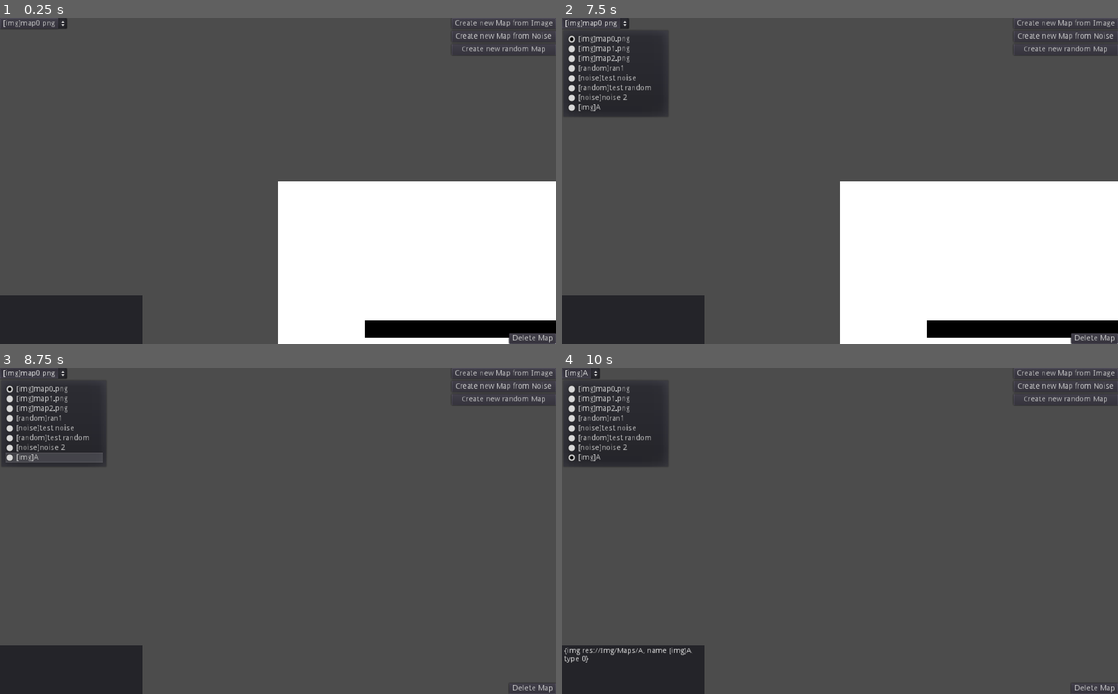
Above: before the commit, frames 1-4 (two rows, left to right).
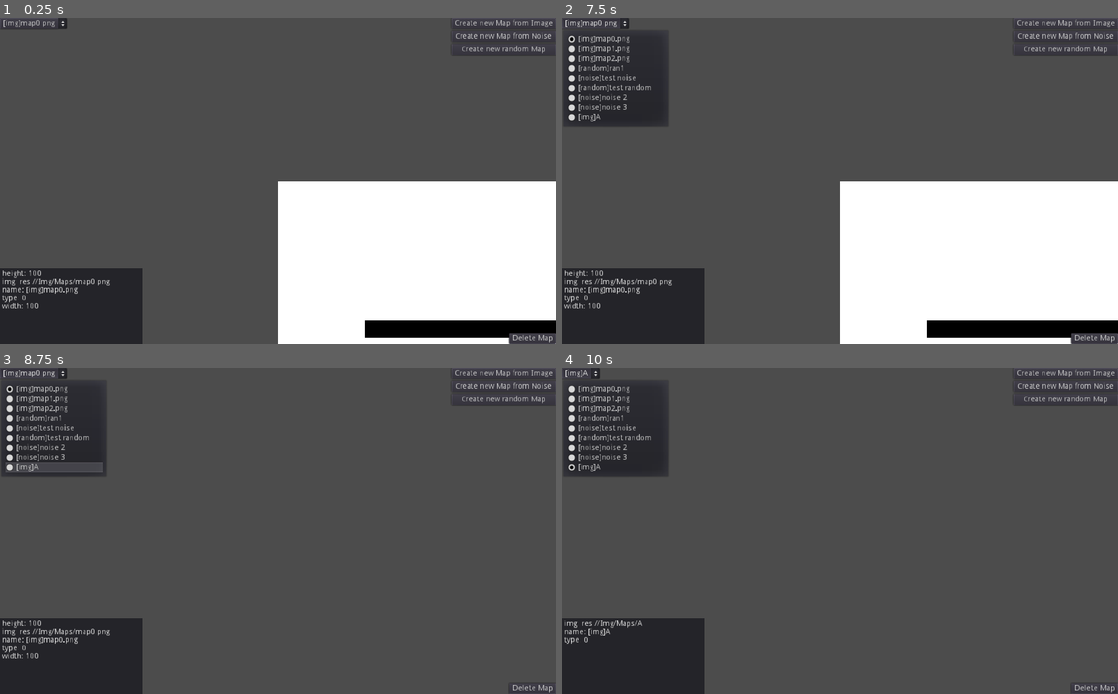
Above: after the commit, the same moments.

Repository: Urnark/ThesisProject
Game: Godot game, scene res://Scenes/Main.tscn
Two runs of this game, one before a commit and one after it. Both use one fixed random seed, a clock stepped at 60 frames per second and the inputs below.
Inputs (mouse positions are in pixels of both pictures, inside the frame that each line leads up to):
- Up to frame 1 (0.25 s): no input
- Up to frame 2 (7.5 s): click "Create new Map from Image" at 0.5 s; click (840, 187) at 1.27 s; type "Alex" at 1.35 s; click "Create new Map from Image" at 2 s; click "Create new Map from Noise" at 2.75 s; click (840, 135) at 3.52 s; type "Alex" at 3.6 s; click (840, 226) at 3.75 s; type "12" at 3.83 s; click "Create new Map from Noise" at 4.25 s; click "Create new random Map" at 5 s; click (840, 154) at 5.77 s; type "Alex" at 5.85 s; click (840, 200) at 6 s; type "12" at 6.08 s; click "Create new random Map" at 6.5 s; click "[img]map0.png" at 7.25 s
- Up to frame 3 (8.75 s): tap Enter at 8 s; move the mouse to (250, 596) at 8.02 s; hold Up (ui_up) from 8.03 s (still down); hold Mouse wheel up (zoom_in) from 8.03 s (still down)
- Up to frame 4 (10 s): tap Space at 8.75 s; move the mouse to (1006, 579) at 8.77 s; release Mouse wheel up (zoom_in) at 8.78 s; tap Mouse wheel down (zoom_out) at 8.85 s; release Up (ui_up) at 9.5 s; click "[img]A" at 9.5 s

The runs differ from the first frame. In frame 1, 2.1% of the frame differs, in the area x 0-26%, y 76-90%; in frame 2, 2.7%; in frame 3, 3.0%, in the area x 0-26%, y 26-90%; in frame 4, 2.9%.

Commit message:
Added better reachability
+ Changed so every cell is reachable on all noise maps
+ Changed how information is displayed

Diff:
--- a/Scenes/Main.gd
+++ b/Scenes/Main.gd
@@ -17,6 +17,7 @@
 		current_free_id += 1
 
 	generate_map(data['maps'][0])
+	set_information(0)
 
 func _exit_tree():
 	SaveLoad.save_maps(data)
@@ -70,9 +71,17 @@
 		popup[1].free()
 		popup = []
 
+func set_information(id: int):
+	var text = ''
+	#text += 'Width: ' + data['maps'][id]['width'] + '\n'
+	#text += 'Height:' + data['maps'][id]['height'] + '\n'
+	for key in data['maps'][id].keys():
+		text += str(key) + ': ' + str(data['maps'][id][key]) + '\n'
+	$CanvasLayer/Panel/MarginContainer/Info.text = text
+
 func _on_OptionButton_item_selected(ID):
 	generate_map(data['maps'][ID])
-	$CanvasLayer/Panel/MarginContainer/Info.text = str(data['maps'][ID])
+	set_information(ID)
 
 func generate_map(map_data):
 	var x : int = map_data['type']
--- a/Scenes/Main.tscn
+++ b/Scenes/Main.tscn
@@ -67,7 +67,7 @@
 anchor_top = 1.0
 anchor_right = 1.0
 anchor_bottom = 1.0
-margin_top = -90.0
+margin_top = -140.0
 margin_right = -762.0
 
 [node name="MarginContainer" type="MarginContainer" parent="CanvasLayer/Panel"]
@@ -82,7 +82,7 @@
 margin_left = 4.0
 margin_top = 4.0
 margin_right = 258.0
-margin_bottom = 86.0
+margin_bottom = 136.0
 
 [connection signal="pressed" from="CanvasLayer/Button" to="." method="_on_Button_pressed"]
 [connection signal="item_selected" from="CanvasLayer/UI/OptionButton" to="." method="_on_OptionButton_item_selected"]
--- a/Scenes/Maps/MapHandler.gd
+++ b/Scenes/Maps/MapHandler.gd
@@ -91,14 +91,125 @@
 
 	noise_image.unlock()
 
-	for y in map.height / noise.period:
-		for x in map.width:
-			var yy = y * noise.period
-			tiles[x + yy * map.width].tile_index = Global.TILES.cell
-	for x in map.width:
-		tiles[x + (map.height - 1) * map.width].tile_index = Global.TILES.cell
-
 	map.tiles = tiles
+
+	var mg = _p_find_groups(map)
+	var groups = mg[1]
+	for group in groups:
+		for tile in group:
+			tile.tile_index = Global.TILES.goal_point
+
+	_p_generate_roads_from_groups(map, mg[0], mg[1])
+
+func _p_generate_roads_from_groups(map: MapGD.Map, group_list: Array, groups: Array):
+	# Find biggest group as the main group
+	var biggest_group = groups[0]
+	var biggest_group_index = 0
+	var index = 0
+	for group in groups:
+		if group.size() > biggest_group.size():
+			biggest_group = group
+			biggest_group_index = index
+		index += 1
+
+	# Make roads to the main group
+	var tile_index_for_cell = groups[0][0].tile_index
+	for group_index in groups.size():
+		if biggest_group_index != group_index:
+			var x = groups[group_index][0].pos.x
+			var y = groups[group_index][0].pos.y
+			var goal_x = biggest_group[0].pos.x
+			var goal_y = biggest_group[0].pos.y
+			# Make the road in the x-axis
+			var road_done = false
+			while not road_done:
+				if goal_x < x:
+					x -= 1
+				else:
+					x += 1
+				if group_list[x + (y * map.width)] != group_index and group_list[x + (y * map.width)] != -1:
+					road_done = true
+				elif group_list[x + (y * map.width)] == -1:
+					group_list[x + (y * map.width)] = group_index
+					map.tiles[x + (y * map.width)].tile_index = tile_index_for_cell
+				if goal_x == x:
+					road_done = true
+			# Make the road in the y-axis
+			road_done = false
+			while not road_done:
+				if goal_y < y:
+					y -= 1
+				else:
+					y += 1
+				if group_list[x + (y * map.width)] != group_index and group_list[x + (y * map.width)] != -1:
+					road_done = true
+				elif group_list[x + (y * map.width)] == -1:
+					group_list[x + (y * map.width)] = group_index
+					map.tiles[x + (y * map.width)].tile_index = tile_index_for_cell
+				if goal_y == y:
+					road_done = true
+
+# Function that returns an array of all the groups in the map and
+# a list of all the cells and which group they belong to.
+# With a max number of groups as 10000
+func _p_find_groups(map: MapGD.Map) -> Array:
+	# Get start pos for iteration
+	var current_x = 0
+	var current_y = 0
+	for tile in map.tiles:
+		if tile.tile_index != Global.TILES.wall:
+			current_x = tile.pos.x
+			current_y = tile.pos.y
+			break
+
+	var group_list = []
+	for tile in map.tiles:
+		group_list.append(-1)
+
+	var current_group = 0
+	var groups = []
+	groups.append([])
+	var open_list = []
+	open_list.append([current_x, current_y])
+	var all_searched = false
+	var MAX_GROUPS = 10000
+	var groups_found = MAX_GROUPS
+	while not all_searched:
+
+		# Iterate over whole group
+		while not open_list.empty():
+			current_x = open_list[0][0]
+			current_y = open_list[0][1]
+			open_list.pop_front()
+			group_list[current_x + (current_y * map.width)] = current_group
+			groups[current_group].append(map.tiles[current_x + (current_y * map.width)])
+
+			for x in [-1, 0, 1]:
+				for y in [-1, 0, 1]:
+					if not (x == 0 and y == 0):
+						var index = (current_x + x) + ((current_y + y) * map.width)
+						if (current_x + x) >= 0 and (current_x + x) < map.width and (current_y + y) >= 0 and (current_y + y) < map.height:
+							if map.tiles[index].tile_index != Global.TILES.wall:
+								if group_list[index] == -1:
+									group_list[index] = current_group
+									open_list.append([current_x + x, current_y + y])
+									groups[current_group].append(map.tiles[index])
+
+		# Find new group
+		for index in map.tiles.size():
+			if map.tiles[index].tile_index != Global.TILES.wall:
+				if group_list[index] == -1:
+					current_group += 1
+					groups.append([])
+					open_list.append([map.tiles[index].pos.x, map.tiles[index].pos.y])
+					break
+
+		# Check if all the cells has been searched
+		if open_list.empty() or groups_found == 0:
+			all_searched = true
+		groups_found -= 1
+
+	return [group_list, groups]
 
 # Generating tiles to the choosen map with only random numbers
 func _p_generate_tile_map_with_ranom_numbers(var map: MapGD.Map):
--- a/project.godot
+++ b/project.godot
@@ -27,6 +27,7 @@
 [display]
 
 window/stretch/mode="2d"
+window/stretch/aspect="expand"
 
 [input]
 
--- a/saved_data.json
+++ b/saved_data.json
@@ -1 +1 @@
-{"maps":[{"img":"res://Img/Maps/map0.png","name":"[img]map0.png","type":0},{"img":"res://Img/Maps/map1.png","name":"[img]map1.png","type":0},{"img":"res://Img/Maps/map2.png","name":"[img]map2.png","type":0},{"height":100,"name":"[random]ran1","seed":2158130117,"type":2,"width":100},{"height":500,"name":"[noise]test noise","octaves":1,"period":20,"persistence":1,"seed":4258780190,"type":1,"width":500},{"height":500,"name":"[random]test random","seed":1428244902,"type":2,"width":500},{"height":100,"name":"[noise]noise 2","octaves":3,"period":30,"persistence":0.7,"seed":1302904392,"type":1,"width":100}]}
+{"maps":[{"height":100,"img":"res://Img/Maps/map0.png","name":"[img]map0.png","type":0,"width":100},{"height":201,"img":"res://Img/Maps/map1.png","name":"[img]map1.png","type":0,"width":201},{"height":100,"img":"res://Img/Maps/map2.png","name":"[img]map2.png","type":0,"width":100},{"height":100,"name":"[random]ran1","seed":2158130117,"type":2,"width":100},{"height":500,"name":"[noise]test noise","octaves":1,"period":20,"persistence":1,"seed":4258780190,"type":1,"width":500},{"height":500,"name":"[random]test random","seed":1428244902,"type":2,"width":500},{"height":100,"name":"[noise]noise 2","octaves":3,"period":30,"persistence":0.7,"seed":1302904392,"type":1,"width":100},{"height":300,"name":"[noise]noise 3","octaves":10,"period":30,"persistence":0.6,"seed":2645741628,"type":1,"width":300}]}
